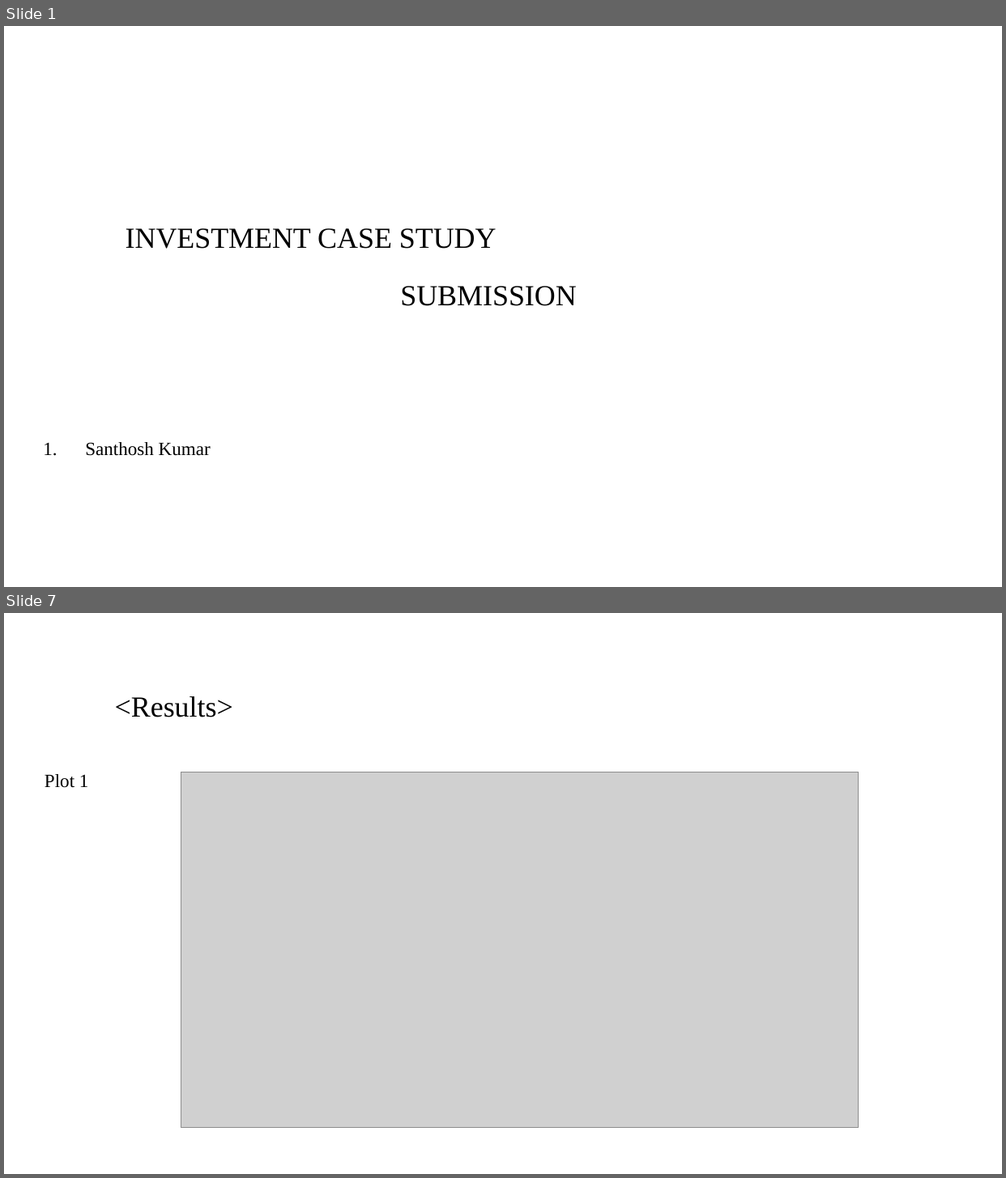
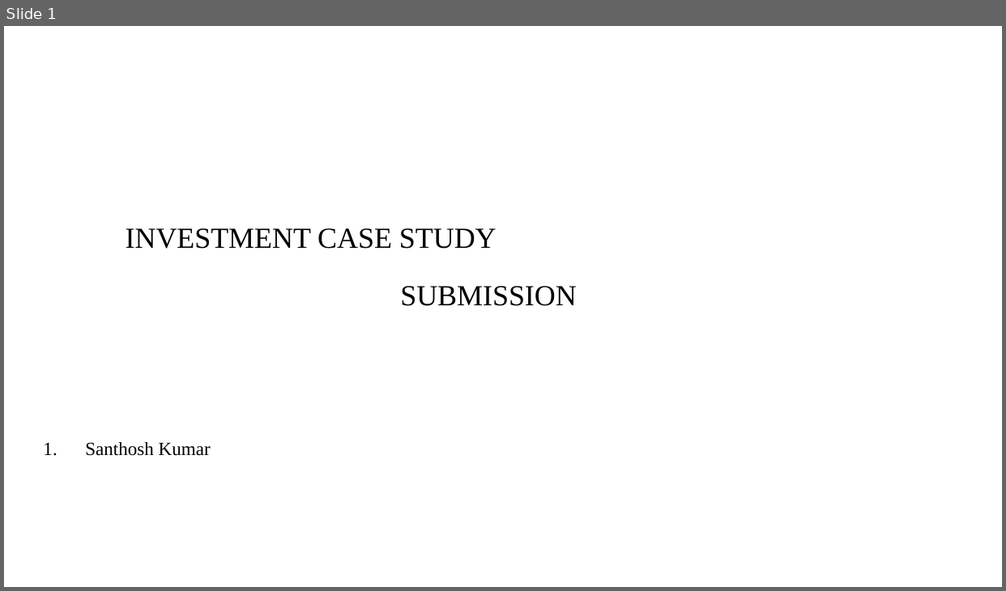
Before and after one commit to santhoshpkumar/Spark-Funds-Investment-CaseStudy, a slide deck: Spark Funds Presentation.pptx. Shown one above the other, each under a label of ours: slides 1 and 7 before the commit, slide 1 after it; the slides between them are not shown. The pictures are 1006x1178 and 1006x591 pixels, drawn with LibreOffice and Linux fonts; fonts in the diff are those of the drawing; grey boxes stand for pictures; background and template pictures are left out. Boxes give left, top, right and bottom in pixels: in the first picture for what was removed or moved away, otherwise in the second. Text is boxed around its words. In the diff, an @@ line names an element or a change of style, - is before the commit and + after.

```diff
--- a/Spark Funds Presentation.pptx
+++ b/Spark Funds Presentation.pptx
@@ slide 7 removed at [4, 613, 1002, 1174], background #FFFFFF @@
@@ text removed at [115, 696, 233, 717] @@
-<Results>
@@ text removed at [44, 774, 89, 788] @@
-Plot 1
@@ picture removed at [181, 773, 859, 1128] @@
```
Also in this commit, not shown: 1 slide changed, 3 slides added, 2 other slides removed, 2 other files.
